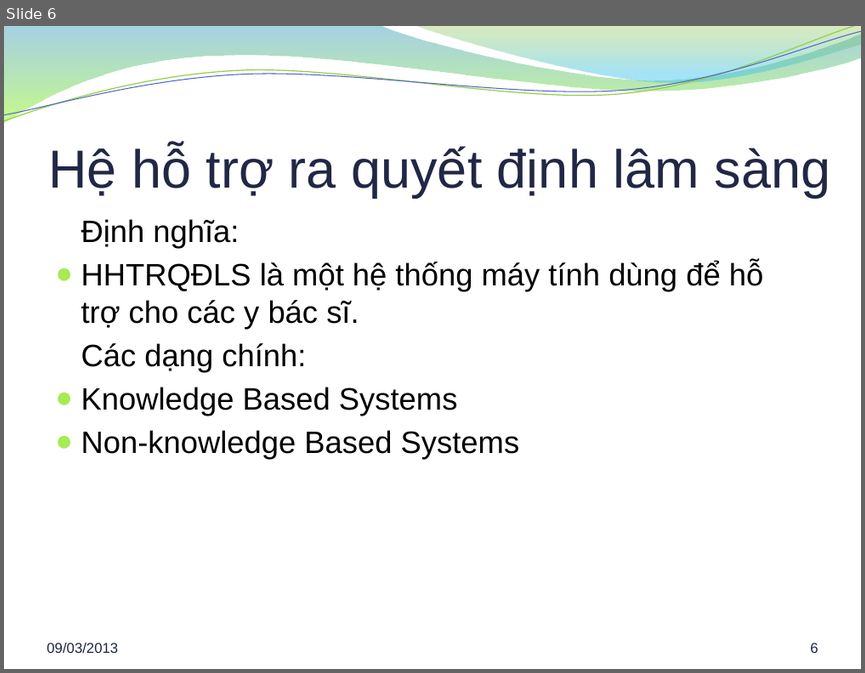
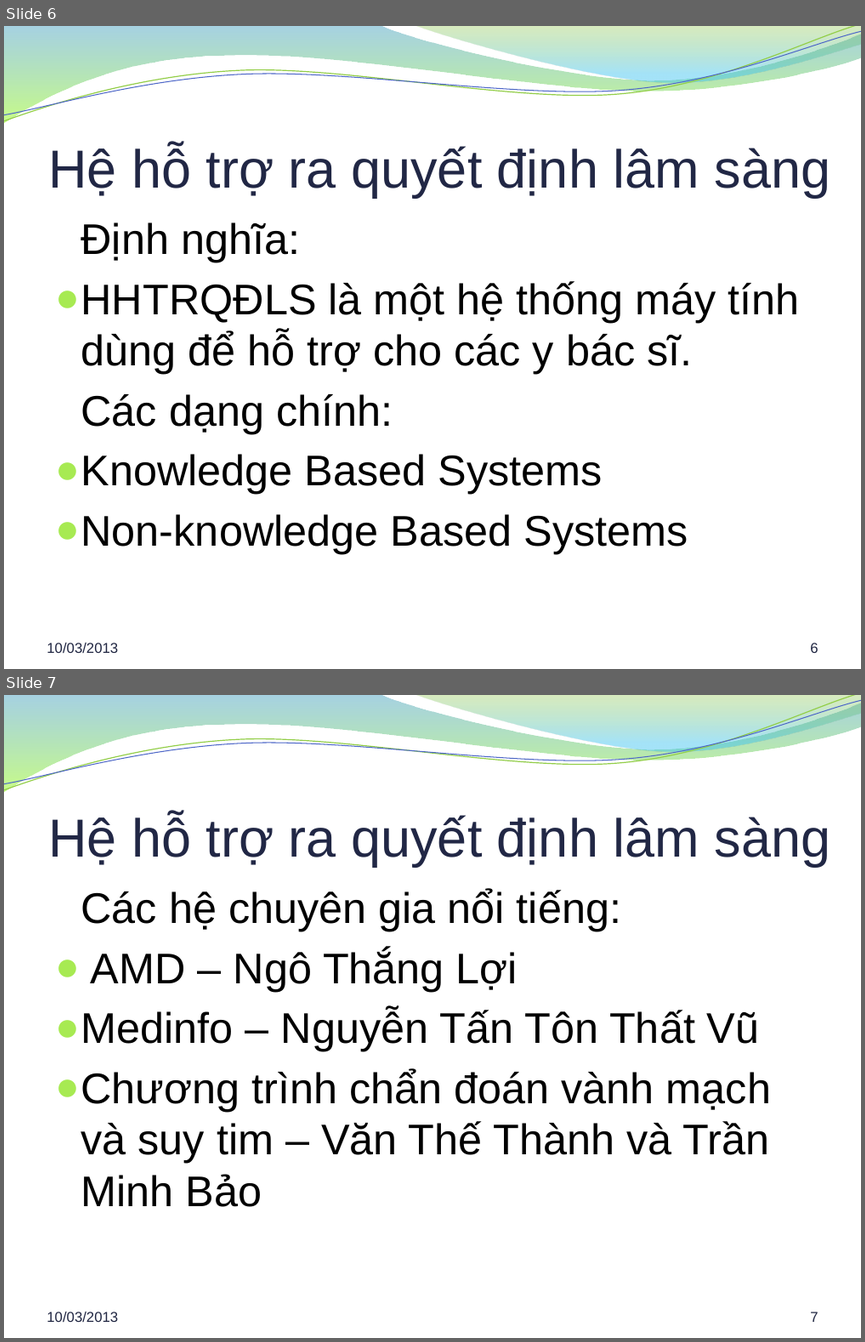
Before and after one commit to hung94it/benhvien, a slide deck: Diabetes/Documents/Report/Bao cao khoa luan.pptx. Shown one above the other, each under a label of ours: slide 6 before the commit, slides 6 and 7 after it. The pictures are 865x673 and 865x1342 pixels, drawn with LibreOffice and Linux fonts; fonts in the diff are those of the drawing; background and template pictures are left out. Boxes give left, top, right and bottom in pixels: in the first picture for what was removed or moved away, otherwise in the second. Text is boxed around its words. In the diff, an @@ line names an element or a change of style, - is before the commit and + after.

```diff
--- a/Diabetes/Documents/Report/Bao cao khoa luan.pptx
+++ b/Diabetes/Documents/Report/Bao cao khoa luan.pptx
@@ slide 7 added at bbox=[4, 695, 861, 1338], background picture (left out); not listed: 4 template elements that a slide beside it also shows @@
@@ title added at bbox=[48, 815, 830, 867], 45 pt, text #212745 @@
+Hệ hỗ trợ ra quyết định lâm sàng
@@ text added at bbox=[81, 889, 771, 1207], 36 pt, text #000000 @@
+Các hệ chuyên gia nổi tiếng:
+● AMD – Ngô Thắng Lợi
+● Medinfo – Nguyễn Tấn Tôn Thất Vũ
+● Chương trình chẩn đoán vành mạch và suy tim – Văn Thế Thành và Trần Minh Bảo
@@ text added at bbox=[46, 1311, 118, 1321], 12 pt, text #202542 @@
+10/03/2013
@@ page number added at bbox=[810, 1311, 817, 1321], 12 pt, text #202542 @@
+7
@@ slide 6 changed as well @@
@@ text "Định nghĩa:" at bbox=[81, 222, 800, 554]: size 26 to 36 pt; more space between paragraphs @@
@@ text at bbox=[46, 642, 118, 652]: text changed @@
-09/03/2013
+10/03/2013
```
Also in this commit, not shown: 24 other slides changed, 1 other slide added, 1 slide removed, 1 other file.
